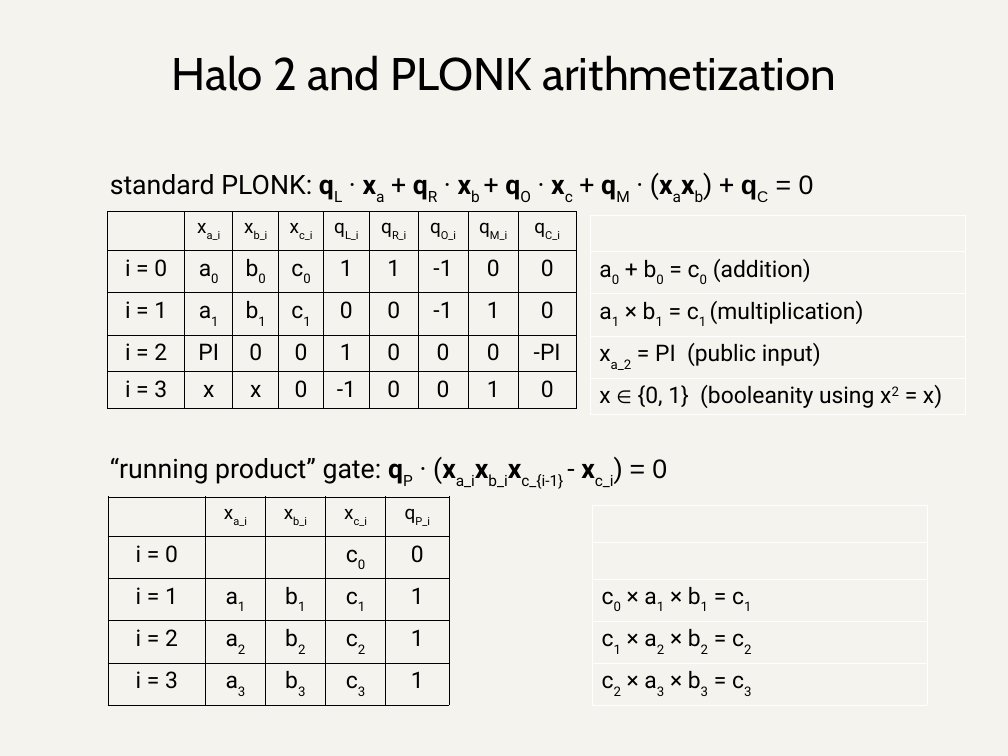
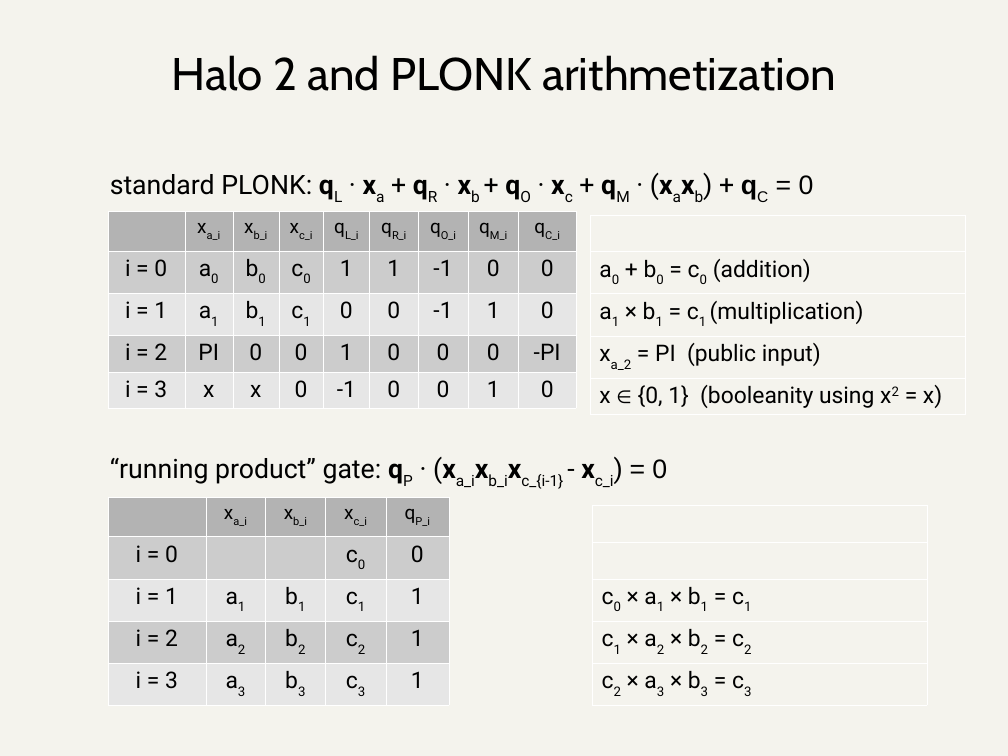
Before and after one commit to daira/halographs, a slide deck: slide 8 of deepdive.odp. Drawn at 1008x756 pixels with LibreOffice and Linux fonts; fonts in the diff are those of the drawing. Boxes give left, top, right and bottom in pixels: in the first picture for what was removed or moved away, otherwise in the second. Text is boxed around its words. In the diff, an @@ line names an element or a change of style, - is before the commit and + after.

```diff
--- a/deepdive.odp
+++ b/deepdive.odp
@@ table at <box>108,211,575,406</box> @@
@@ fill none to #B3B3B3 in 8 cells @@
@@ fill none to #CCCCCC in 18 cells @@
@@ fill none to #E6E6E6 in 18 cells @@
@@ borders changed @@
@@ table at <box>108,497,449,702</box> @@
@@ fill none to #B3B3B3 in 4 cells @@
@@ fill none to #CCCCCC in 8 cells @@
@@ fill none to #E6E6E6 in 10 cells @@
@@ borders changed @@
```
Also in this commit, not shown: 11 other slides changed, 2 other files.
